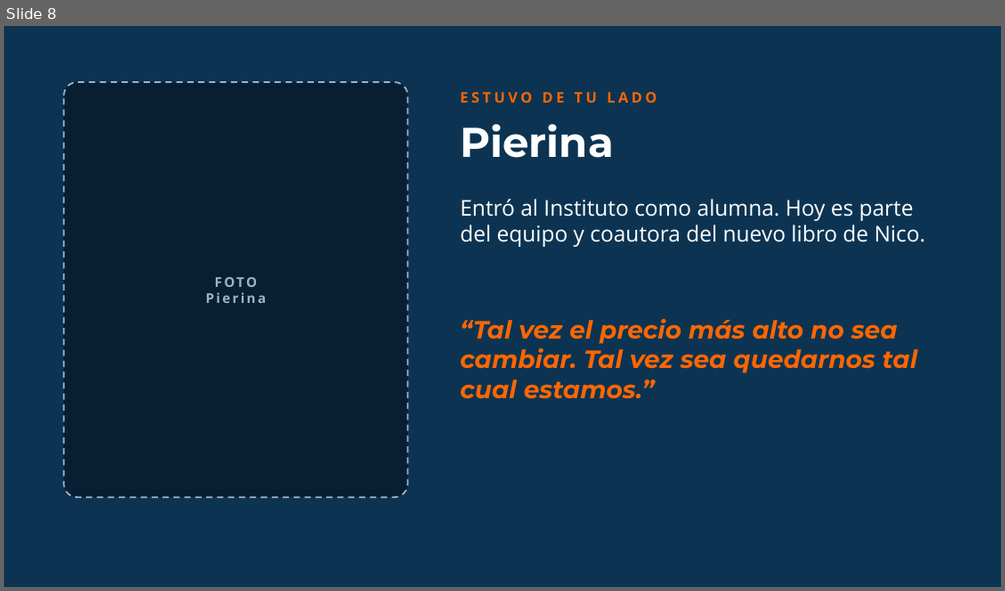
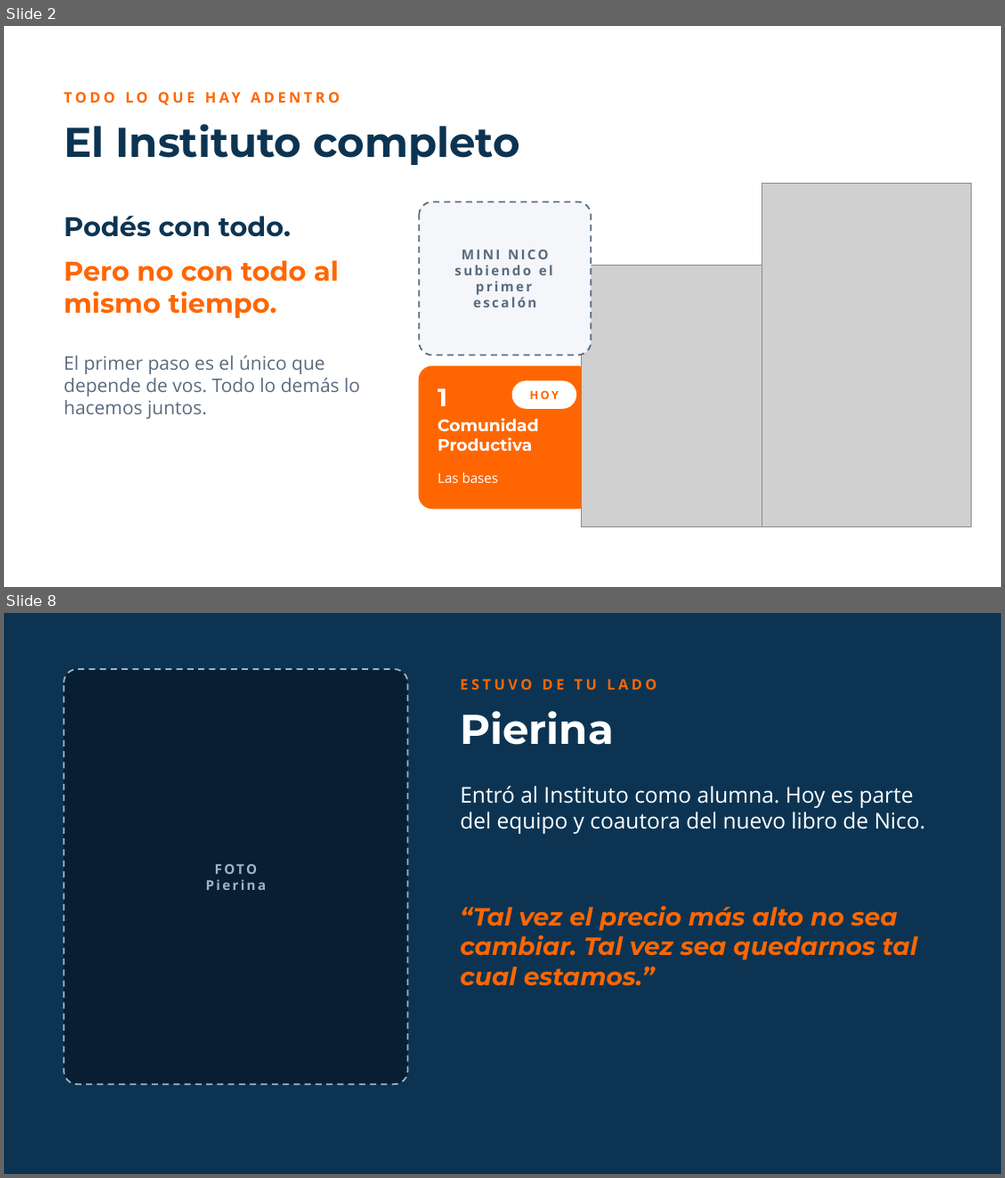
Before and after one commit to rolandopaypal9823/detodo, a slide deck: landing-siempre-on/masterclass-27-octubre/pitch-comunidad-productiva.pptx. Shown one above the other, each under a label of ours: slide 8 before the commit, slides 2 and 8 after it; the slides between them are not shown. The pictures are 1005x591 and 1005x1178 pixels, drawn with LibreOffice and Linux fonts; fonts in the diff are those of the drawing; grey boxes stand for pictures; background and template pictures are left out. Boxes give left, top, right and bottom in pixels: in the first picture for what was removed or moved away, otherwise in the second. Text is boxed around its words. In the diff, an @@ line names an element or a change of style, - is before the commit and + after.

```diff
--- a/landing-siempre-on/masterclass-27-octubre/pitch-comunidad-productiva.pptx
+++ b/landing-siempre-on/masterclass-27-octubre/pitch-comunidad-productiva.pptx
@@ slide 2 added at [4, 26, 1001, 587], background #FFFFFF @@
@@ text added at [125, 92, 147, 103], 14 pt, text #FF6602, bold @@
+TODO LO QUE HAY ADENTRO
@@ title added at [64, 124, 520, 165], 40 pt, text #0C3452, bold @@
+El Instituto completo
@@ picture added at [762, 183, 971, 527] @@
@@ rounded rectangle added at [419, 201, 591, 355], fill #F4F6FA, outline #5A6B7E 1.5 pt dashed @@
@@ text added at [64, 216, 291, 237], 26 pt, text #0C3452, bold @@
+Podés con todo.
@@ text added at [64, 260, 339, 318], 26 pt, text #FF6602, bold @@
+Pero no con todo al mismo tiempo.
@@ text added at [454, 249, 553, 307], 13 pt, text #5A6B7E, bold @@
+MINI NICO
+subiendo el primer escalón
@@ picture added at [582, 265, 791, 527] @@
@@ text added at [64, 355, 360, 418], 18 pt, text #5A6B7E @@
+El primer paso es el único que depende de vos. Todo lo demás lo hacemos juntos.
@@ rounded rectangle added at [419, 366, 591, 508], fill #FF6602, outline #FF6602 1 pt @@
@@ text added at [437, 388, 447, 406], 24 pt, text #FFFFFF, bold @@
+1
@@ rounded rectangle added at [512, 381, 576, 408], fill #FFFFFF, outline #FFFFFF 1 pt @@
@@ text added at [530, 390, 559, 399], 11 pt, text #FF6602, bold @@
+HOY
@@ text added at [437, 418, 539, 451], 16 pt, text #FFFFFF, bold @@
+Comunidad Productiva
@@ text added at [437, 472, 499, 483], 13 pt, text #FFFFFF @@
+Las bases
```
Also in this commit, not shown: 7 slides changed, 7 other slides added, 5 slides removed.
